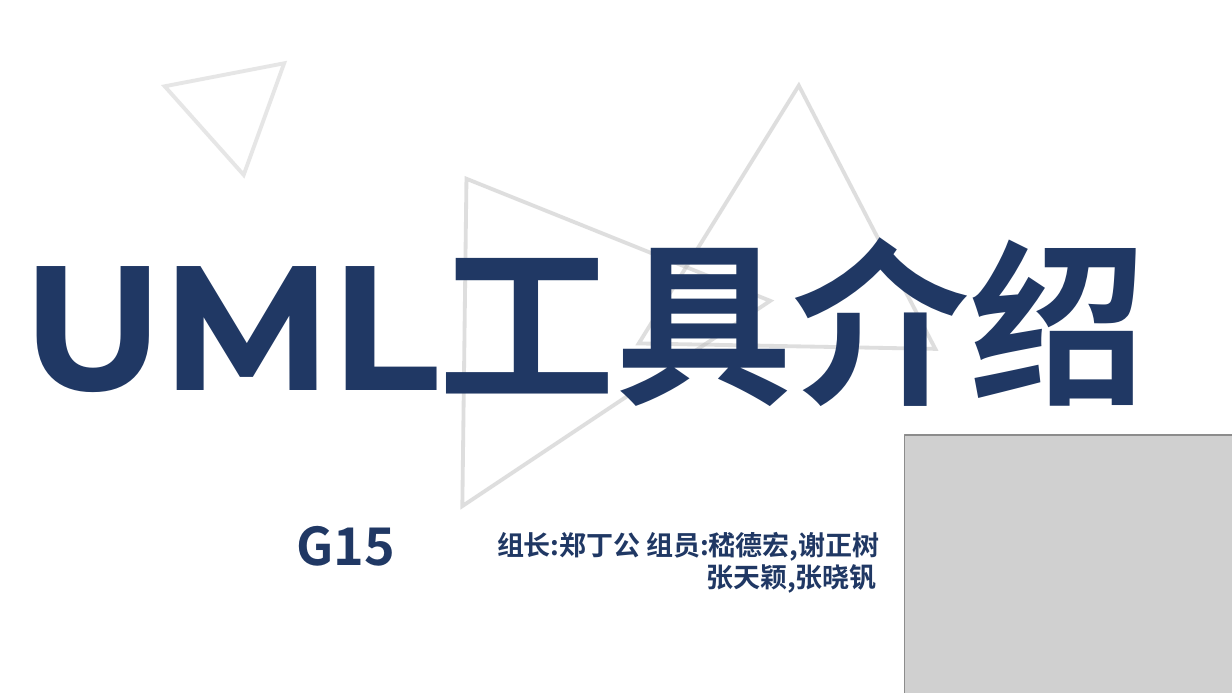
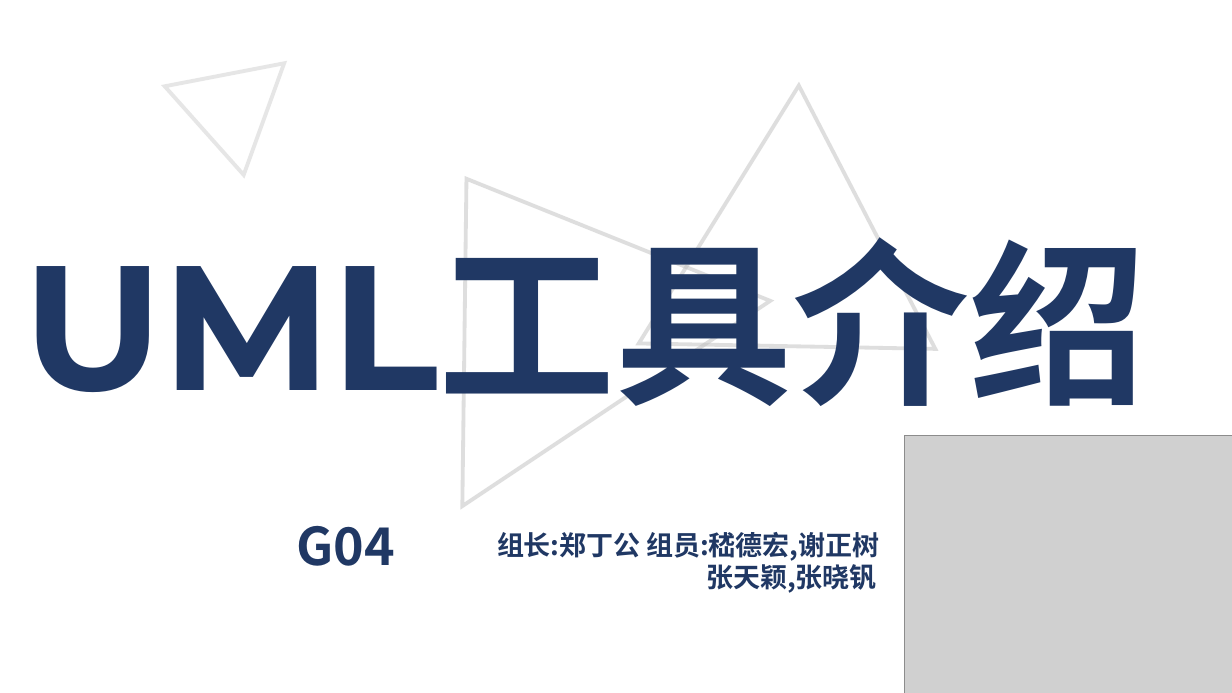
Before and after one commit to zxv1026/PRD-2017-G04, a slide deck: slide 1 of PRD-2017-G04-第二次UML翻转课堂-0.1.pptx. Drawn at 1232x693 pixels with LibreOffice and Linux fonts; fonts in the diff are those of the drawing; grey boxes stand for pictures; background and template pictures are left out. Boxes give left, top, right and bottom in pixels: in the first picture for what was removed or moved away, otherwise in the second. Text is boxed around its words. In the diff, an @@ line names an element or a change of style, - is before the commit and + after.

```diff
--- a/PRD-2017-G04-第二次UML翻转课堂-0.1.pptx
+++ b/PRD-2017-G04-第二次UML翻转课堂-0.1.pptx
@@ text at (296,526,394,566): text changed @@
-G15
+G04
```
Also in this commit, not shown: 2 other slides changed, 3 other files.
